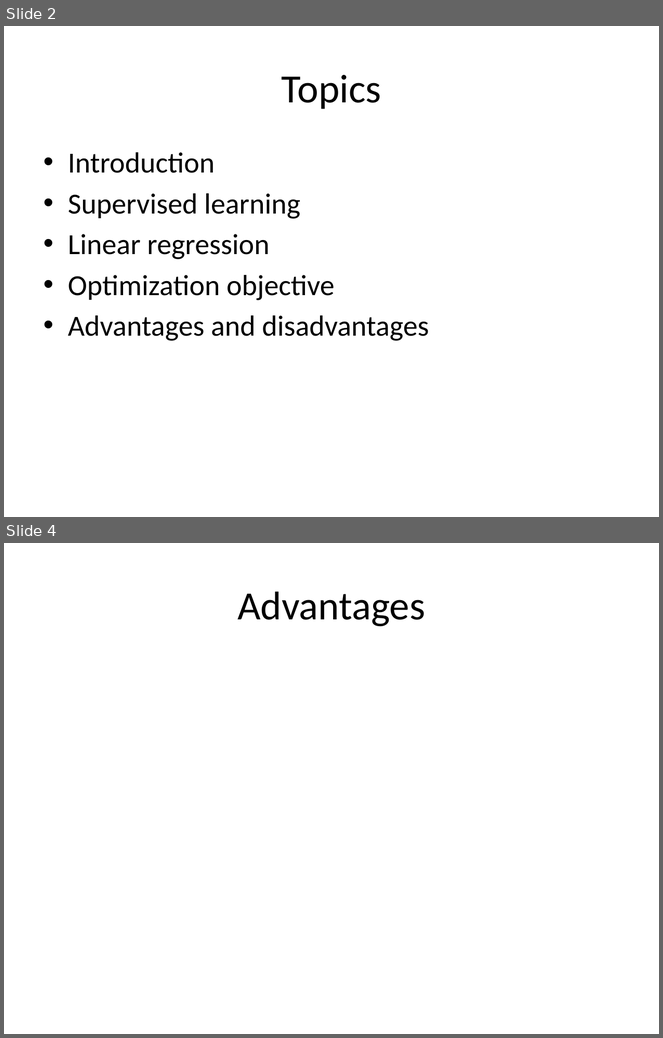
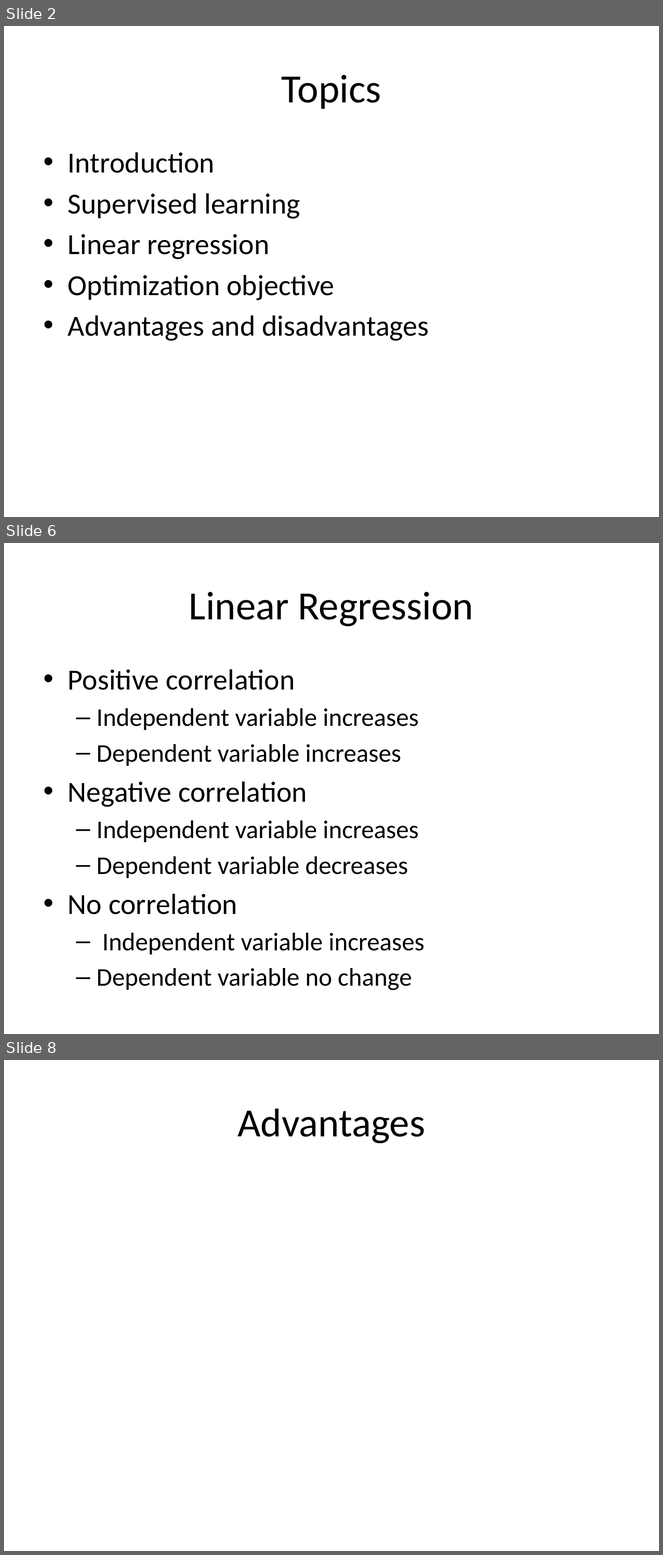
Before and after one commit to look4pritam/ArtificialIntelligence, a slide deck: MachineLearning/LinearRegression/LinearRegression.pptx. Shown one above the other, each under a label of ours: slides 2 and 4 before the commit, slides 2, 6 and 8 after it; the slides between them are not shown. The pictures are 663x1038 and 663x1555 pixels, drawn with LibreOffice and Linux fonts; fonts in the diff are those of the drawing. Boxes give left, top, right and bottom in pixels: in the first picture for what was removed or moved away, otherwise in the second. Text is boxed around its words. In the diff, an @@ line names an element or a change of style, - is before the commit and + after.

```diff
--- a/MachineLearning/LinearRegression/LinearRegression.pptx
+++ b/MachineLearning/LinearRegression/LinearRegression.pptx
@@ slide 6 added at [4, 543, 659, 1034], background #FFFFFF @@
@@ title added at [189, 592, 474, 627], 44 pt, text #000000 @@
+Linear Regression
@@ text added at [68, 669, 424, 991], 28 pt, text #000000 @@
+• Positive correlation
+  – Independent variable increases
+  – Dependent variable increases
+• Negative correlation
+  – Independent variable increases
+  – Dependent variable decreases
+• No correlation
+  – Independent variable increases
+  – Dependent variable no change
@@ what was slide 4 is now slide 8 @@
```
Also in this commit, not shown: 4 other slides added, 1 slide removed.
